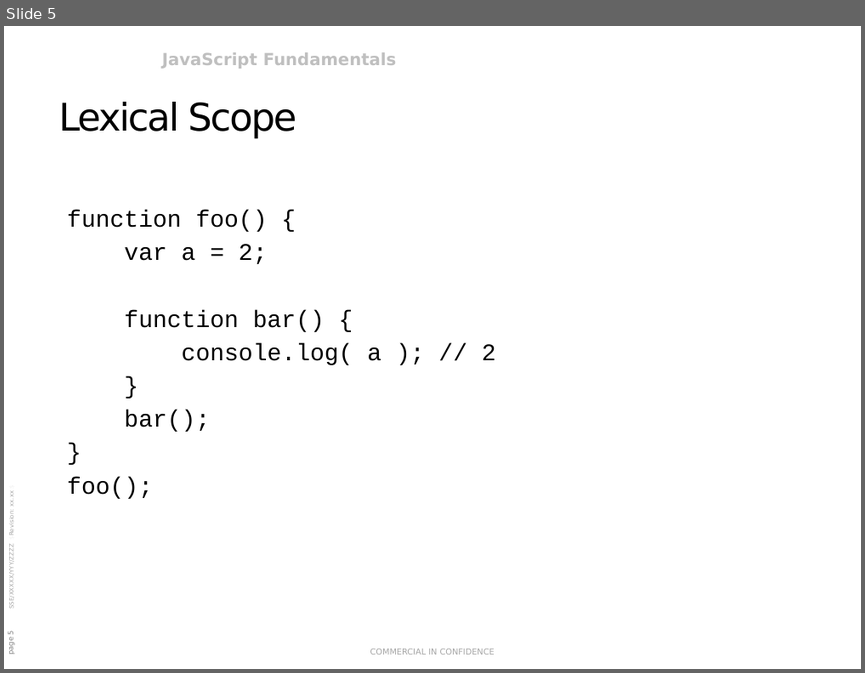
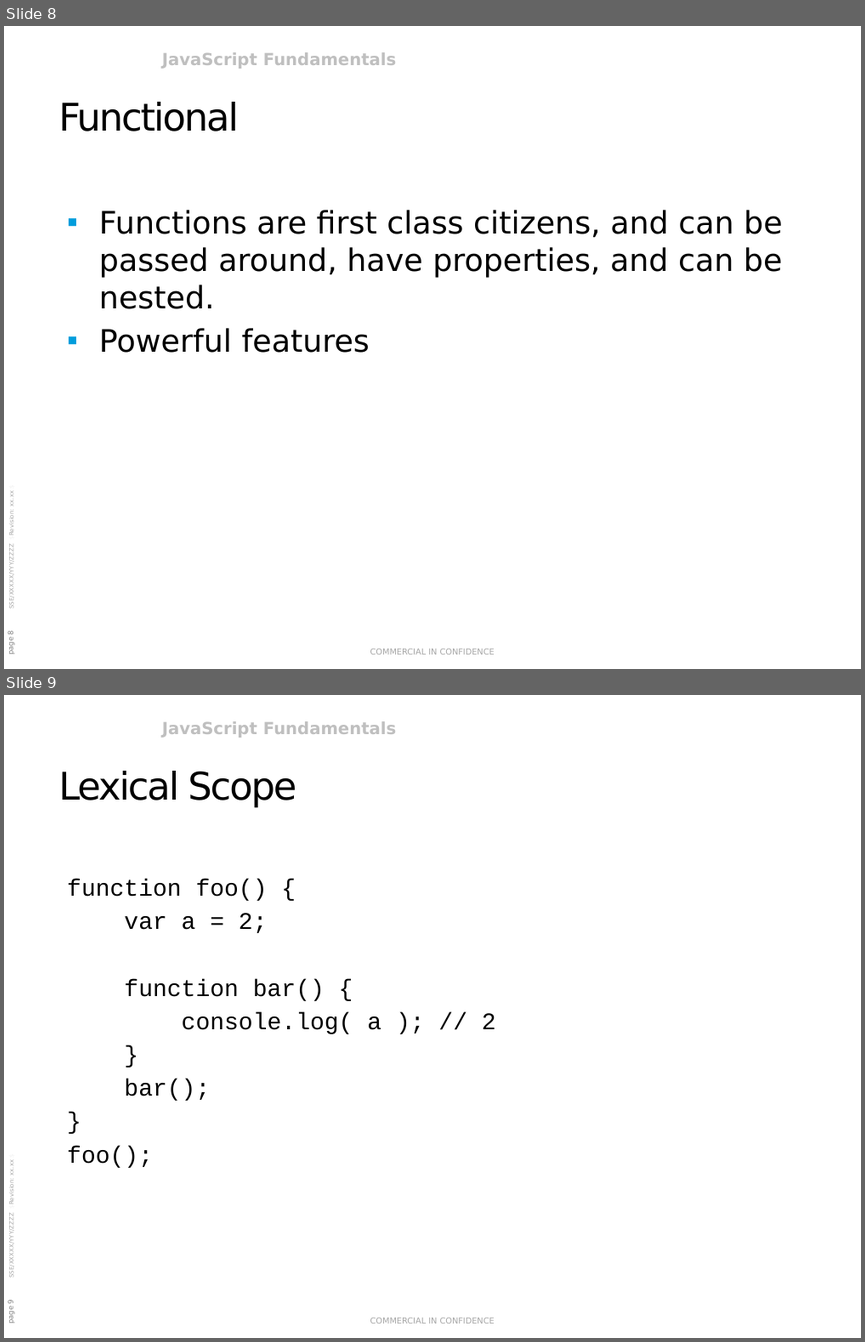
Before and after one commit to rasmusvhansen/javascript-course, a slide deck: JavaScript Fundamentals.pptx. Shown one above the other, each under a label of ours: slide 5 before the commit, slides 8 and 9 after it. The pictures are 865x673 and 865x1342 pixels, drawn with LibreOffice and Linux fonts; fonts in the diff are those of the drawing; background and template pictures are left out. Boxes give left, top, right and bottom in pixels: in the first picture for what was removed or moved away, otherwise in the second. Text is boxed around its words. In the diff, an @@ line names an element or a change of style, - is before the commit and + after.

```diff
--- a/JavaScript Fundamentals.pptx
+++ b/JavaScript Fundamentals.pptx
@@ slide 8 added at [4, 26, 861, 669], background #FFFFFF; not listed: 4 template elements that a slide beside it also shows @@
@@ title added at [58, 102, 239, 131], 32 pt, text #000000 @@
+Functional
@@ text added at [99, 210, 783, 352], 26 pt, text #000000 @@
+▪ Functions are first class citizens, and can be passed around, have properties, and can be nested.
+▪ Powerful features
@@ what was slide 5 is now slide 9 @@
```
Also in this commit, not shown: 4 slides changed, 11 other slides added, 26 other files.
